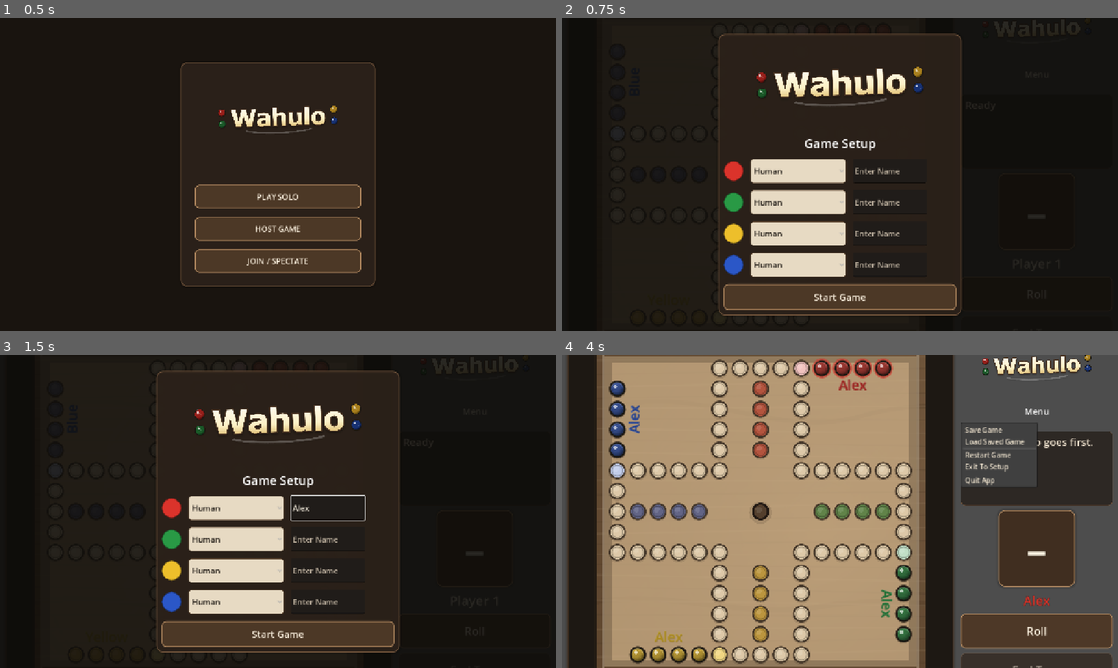
Above: before the commit, frames 1-4 (two rows, left to right).
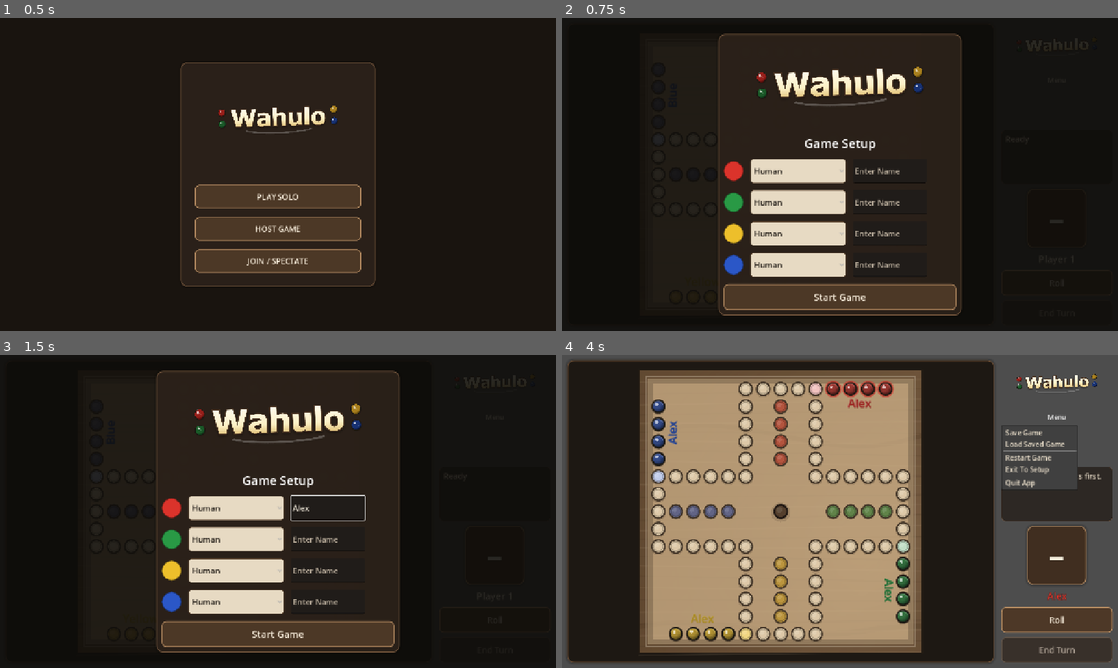
Above: after the commit, the same moments.

Repository: ItsTheMcCoy/wahoo-app
Game: Godot game, scene res://scenes/HomeScreen.tscn
Same seed, same stepped clock (60 frames per second), same inputs: the game is played once before the commit and once after it.
Inputs (mouse positions are in pixels of both pictures, inside the frame that each line leads up to):
- Up to frame 1 (0.5 s): no input
- Up to frame 2 (0.75 s): click "PLAY SOLO" at 0.5 s
- Up to frame 3 (1.5 s): click (328, 508) at 1.27 s; type "Alex" at 1.35 s
- Up to frame 4 (4 s): click (890, 539) at 1.5 s; type "Alex" at 1.58 s; click (890, 570) at 1.73 s; type "Alex" at 1.82 s; click (890, 602) at 2.02 s; type "Alex" at 2.1 s; click "Start Game" at 2.75 s; click "Menu" at 3.5 s

Frame 1 is identical in both runs. In frame 2, 0.1% of the frame differs, in the area x 8-78%, y 2-98%; in frame 3, 0.1%; in frame 4, 48%, in the area x 1-99%, y 0-100%.

Commit message:
Scale desktop in-game UI to prevent fullscreen clipping

Diff:
--- a/godot/scripts/main.gd
+++ b/godot/scripts/main.gd
@@ -533,33 +533,38 @@
 func _apply_responsive_layout(viewport_size: Vector2) -> void:
 	_root_container.vertical = _compact_layout
 	_root_container.add_theme_constant_override("separation", 12 if _compact_layout else 16)
-
-	_side_panel.custom_minimum_size = Vector2(0, 0) if _compact_layout else Vector2(350, 0)
+	var desktop_ui_scale := 1.0
+	if not _compact_layout:
+		desktop_ui_scale = clampf(viewport_size.y / 980.0, 0.72, 1.0)
+
+	_side_panel.custom_minimum_size = Vector2(0, 0) if _compact_layout else Vector2(350.0 * desktop_ui_scale, 0)
 	_side_panel.size_flags_horizontal = Control.SIZE_EXPAND_FILL if _compact_layout else Control.SIZE_SHRINK_BEGIN
 	_side_panel.size_flags_vertical = Control.SIZE_FILL
 
 	_board_frame.size_flags_stretch_ratio = 1.0 if _compact_layout else 3.0
 	_side_spacer.visible = not _compact_layout
 	_side_panel_title.visible = not _compact_layout
-
-	_game_menu_button.custom_minimum_size = Vector2(0, 48 if _compact_layout else 52)
-	_game_menu_button.add_theme_font_size_override("font_size", 18 if _compact_layout else 20)
-
-	_status.custom_minimum_size = Vector2(0, 108 if _compact_layout else 172)
-	_status.add_theme_font_size_override("normal_font_size", 18 if _compact_layout else 24)
-
-	_die_frame.custom_minimum_size = Vector2(112, 112) if _compact_layout else Vector2(152, 152)
+	if not _compact_layout:
+		_side_panel_title.custom_minimum_size = Vector2(0, round(138.0 * desktop_ui_scale))
+
+	_game_menu_button.custom_minimum_size = Vector2(0, 48 if _compact_layout else round(52.0 * desktop_ui_scale))
+	_game_menu_button.add_theme_font_size_override("font_size", 18 if _compact_layout else round(20.0 * desktop_ui_scale))
+
+	_status.custom_minimum_size = Vector2(0, 108 if _compact_layout else round(172.0 * desktop_ui_scale))
+	_status.add_theme_font_size_override("normal_font_size", 18 if _compact_layout else round(24.0 * desktop_ui_scale))
+
+	_die_frame.custom_minimum_size = Vector2(112, 112) if _compact_layout else Vector2(round(152.0 * desktop_ui_scale), round(152.0 * desktop_ui_scale))
 	_die_label.custom_minimum_size = _die_frame.custom_minimum_size
-	_die_label.add_theme_font_size_override("font_size", 74 if _compact_layout else 96)
-	_turn_label.add_theme_font_size_override("font_size", 24 if _compact_layout else 30)
-
-	_roll_button.custom_minimum_size = Vector2(0, 64 if _compact_layout else 80)
-	_end_turn_button.custom_minimum_size = Vector2(0, 64 if _compact_layout else 80)
-	_roll_button.add_theme_font_size_override("font_size", 22 if _compact_layout else 26)
-	_end_turn_button.add_theme_font_size_override("font_size", 22 if _compact_layout else 26)
+	_die_label.add_theme_font_size_override("font_size", 74 if _compact_layout else round(96.0 * desktop_ui_scale))
+	_turn_label.add_theme_font_size_override("font_size", 24 if _compact_layout else round(30.0 * desktop_ui_scale))
+
+	_roll_button.custom_minimum_size = Vector2(0, 64 if _compact_layout else round(80.0 * desktop_ui_scale))
+	_end_turn_button.custom_minimum_size = Vector2(0, 64 if _compact_layout else round(80.0 * desktop_ui_scale))
+	_roll_button.add_theme_font_size_override("font_size", 22 if _compact_layout else round(26.0 * desktop_ui_scale))
+	_end_turn_button.add_theme_font_size_override("font_size", 22 if _compact_layout else round(26.0 * desktop_ui_scale))
 
 	if _chat_section.visible:
-		_chat_log.custom_minimum_size = Vector2(0, 100 if _compact_layout else 150)
+		_chat_log.custom_minimum_size = Vector2(0, 100 if _compact_layout else round(150.0 * desktop_ui_scale))
 
 	var setup_size := Vector2(
 		minf(viewport_size.x * 0.94, 560.0),
